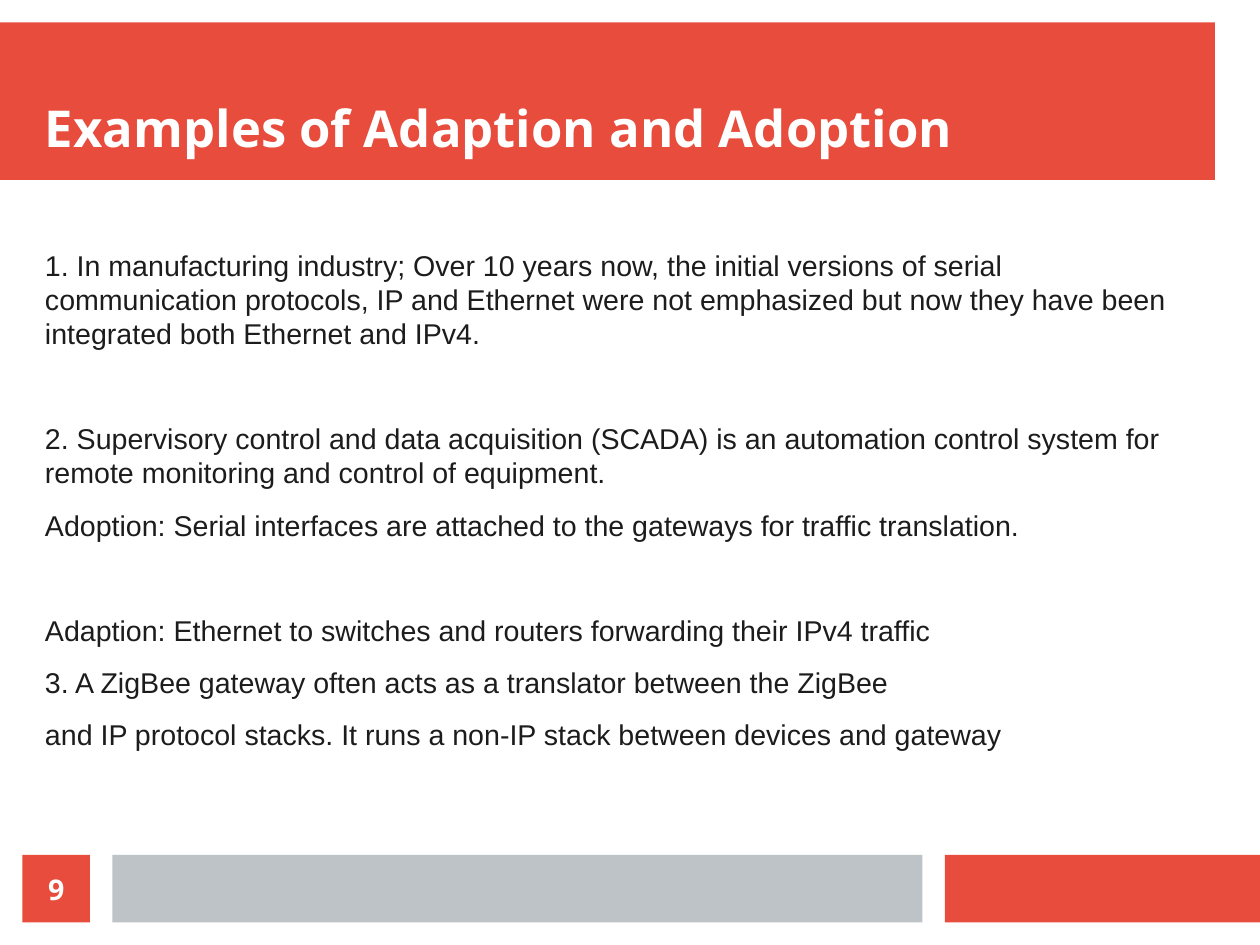
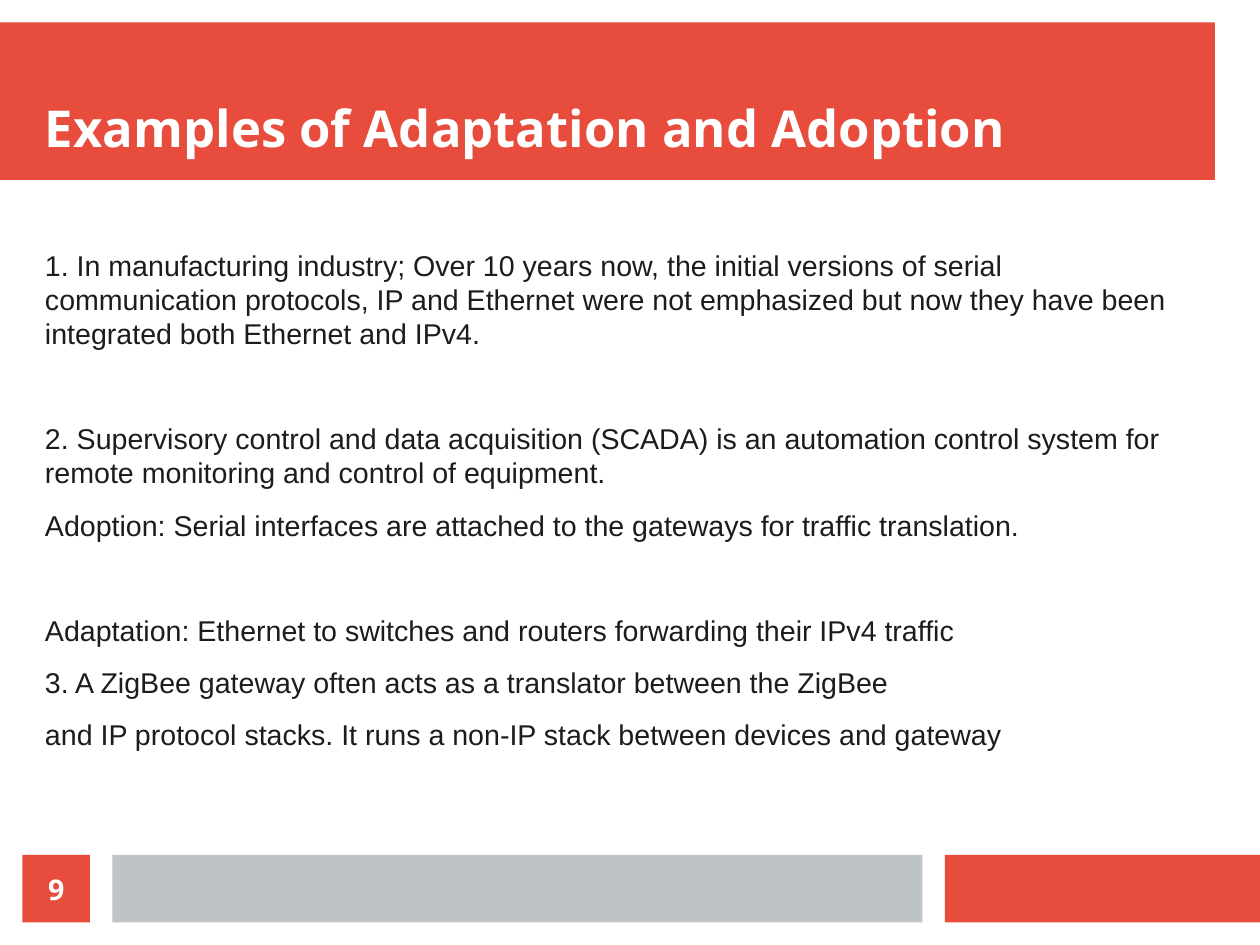
Before and after one commit to Dihfahsih1/Masters-Software-Engineering, a slide deck: slide 9 of yr-sem1/IoT/Chapter-5-slides.odp. Drawn at 1260x945 pixels with LibreOffice and Linux fonts; fonts in the diff are those of the drawing. Boxes give left, top, right and bottom in pixels: in the first picture for what was removed or moved away, otherwise in the second. Text is boxed around its words. In the diff, an @@ line names an element or a change of style, - is before the commit and + after.

```diff
--- a/yr-sem1/IoT/Chapter-5-slides.odp
+++ b/yr-sem1/IoT/Chapter-5-slides.odp
@@ title at box(45, 108, 1005, 159): text changed @@
-Examples of Adaption and Adoption
+Examples of Adaptation and Adoption
@@ text at box(45, 620, 954, 646): text changed @@
-Adaption: Ethernet to switches and routers forwarding their IPv4 traffic
+Adaptation: Ethernet to switches and routers forwarding their IPv4 traffic
```
Also in this commit, not shown: 2 other slides changed, 4 other files.
